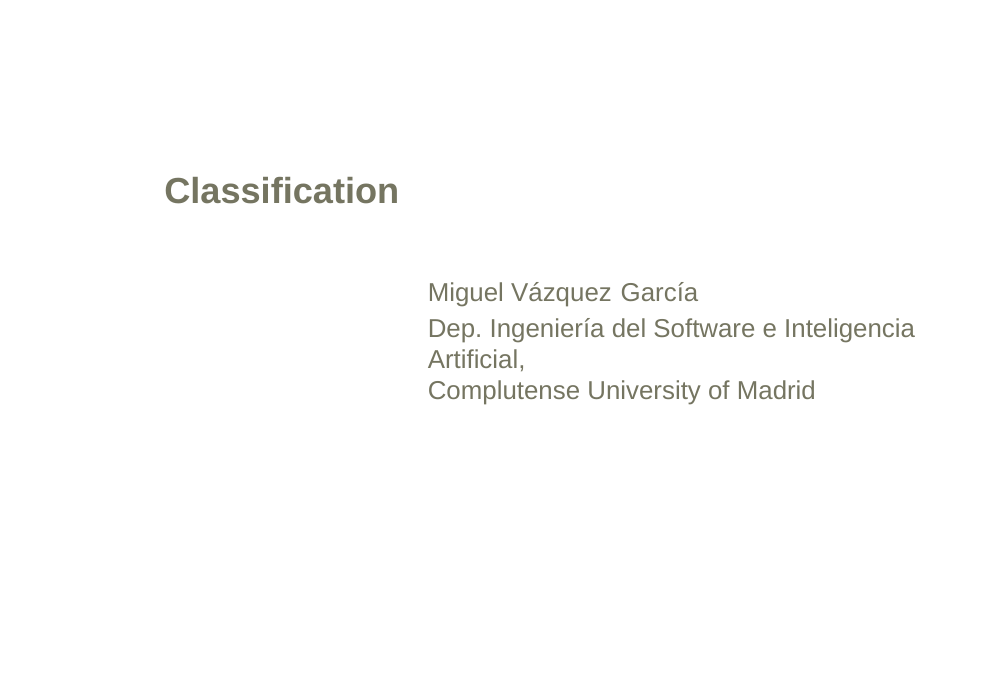
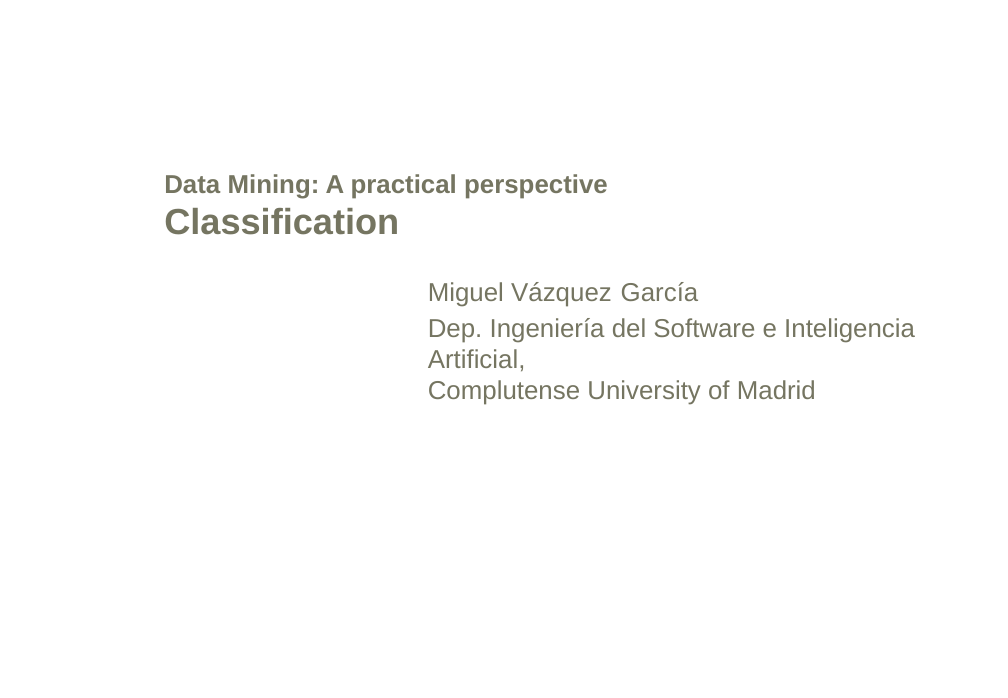
Before and after one commit to mikisvaz/DMPP, a slide deck: slide 1 of Classification/Classification.ppt. Drawn at 1008x698 pixels with LibreOffice and Linux fonts; fonts in the diff are those of the drawing; background and template pictures are left out. Boxes give left, top, right and bottom in pixels: in the first picture for what was removed or moved away, otherwise in the second. Text is boxed around its words. In the diff, an @@ line names an element or a change of style, - is before the commit and + after.

```diff
--- a/Classification/Classification.ppt
+++ b/Classification/Classification.ppt
@@ title at (x1=164, y1=174, x2=608, y2=235): text changed; size 28 to 20 pt @@
-Classification
+Data Mining: A practical perspective
+Classification
```
Also in this commit, not shown: 1 other slide changed.
